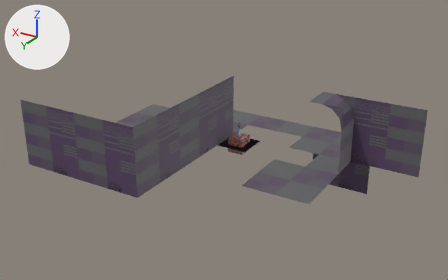
Renders of the Blender file srcAssets/level-blocks.blend from each side of a commit.
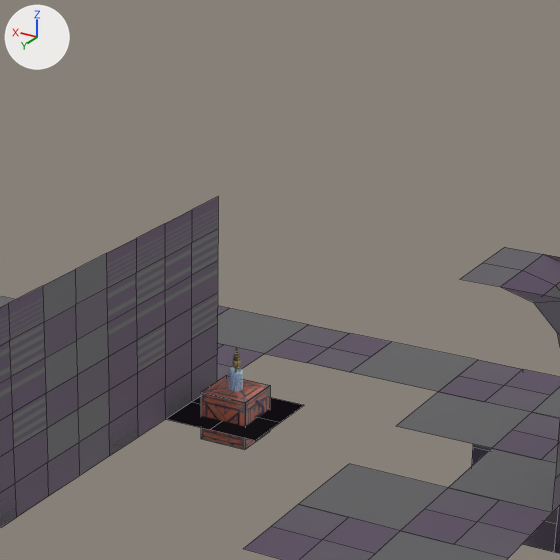
Each version is shown whole from a camera (50 mm lens) standing at (-17.71, 31.35, 15.65) and looking at (-0.12, 2.03, 0.99), then close up on the part from 37% to 76% of the width and 5% to 68% of the height. Lighting does not change. The marker at upper left points along +X, +Y and +Z. The close-ups show mesh edges as thin lines.

Objects in the first close-up: 'ground-large-blocks-a.012', 'ground-large-blocks-a.014', 'ground-large-blocks-a.016', 'ground-large-blocks-a.020', 'ground-large-blocks-b.014', 'ground-large-blocks-b.016', 'ground-large-blocks-b.019', 'wall-large-blocks-1000', 'wall-large-blocks-1000.001', 'wall-large-blocks-1000.002', 'wall-large-blocks-1000.013', 'wall-large-blocks-1000b.001'.
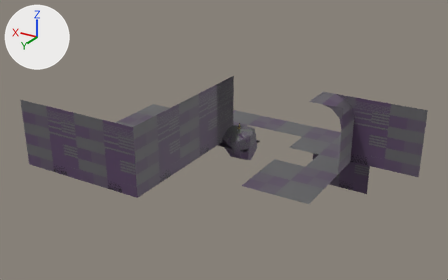
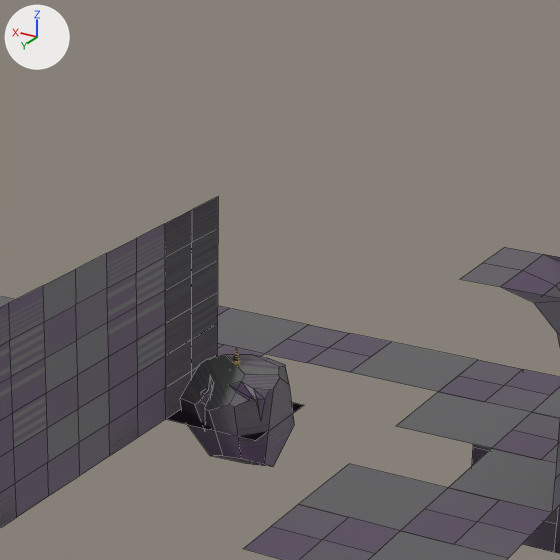
Changed parts and their boxes (x1, y1, x2, y2) in the close-ups (560 x 560 px):
'rock-1', added
    after: (180, 355, 294, 467)
'wall-large-blocks-1000a-x', added (black)
    after: (165, 198, 218, 417)
'Crate', unchanged, covered by the edit
    before: (201, 375, 270, 450)
'ground-large-blocks-b', unchanged, covered by the edit
    before: (167, 396, 304, 441)
    after: (167, 402, 304, 441)

Edits to the bpy script that builds the scene:
```text
Add me_cube_004:
    me_cube_004.from_pydata(...)  # 54 vertices, 36 faces; spans x -1.0..1.0, y -1.0..1.0, z -1.0..1.0
    me_cube_004.materials.append(mat_material_002)  # picture img_db8_dither_png
Add me_cube_003:
    me_cube_003.from_pydata(...)  # 21 vertices, 12 faces; spans x 1.0, y -1.0..1.0, z 0.0..4.0
    me_cube_003.materials.append(mat_material_002)  # picture img_db8_dither_png
Add ob_rock_1:
    ob_rock_1 = bpy.data.objects.new('rock-1', me_cube_004)
    ob_rock_1.location = (0.0, 0.0, 0.0)
Add ob_wall_large_blocks_1000a_x:
    ob_wall_large_blocks_1000a_x = bpy.data.objects.new('wall-large-blocks-1000a-x', me_cube_003)
    ob_wall_large_blocks_1000a_x.location = (0.0, 0.0, 0.0)
```
